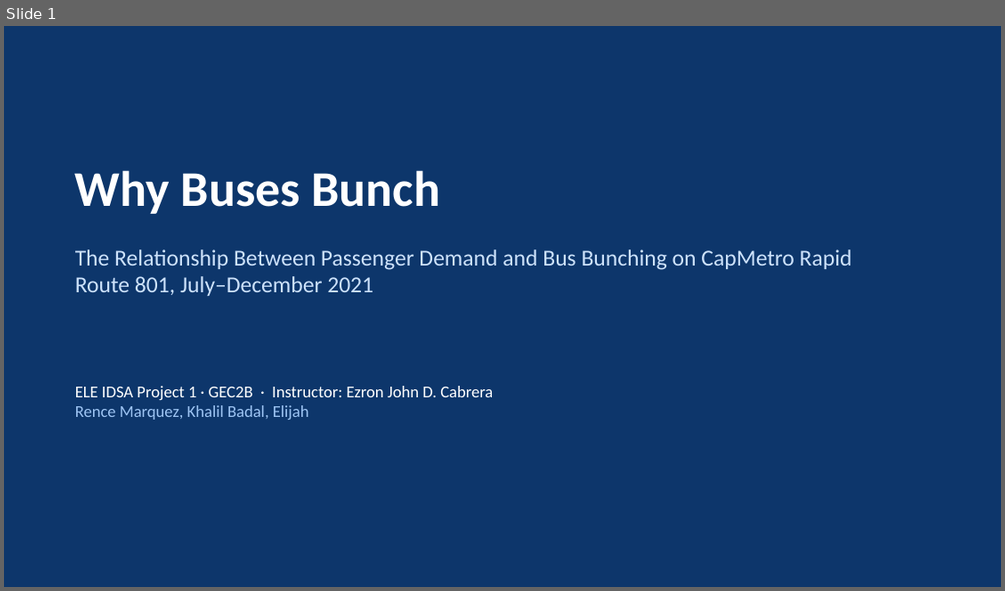
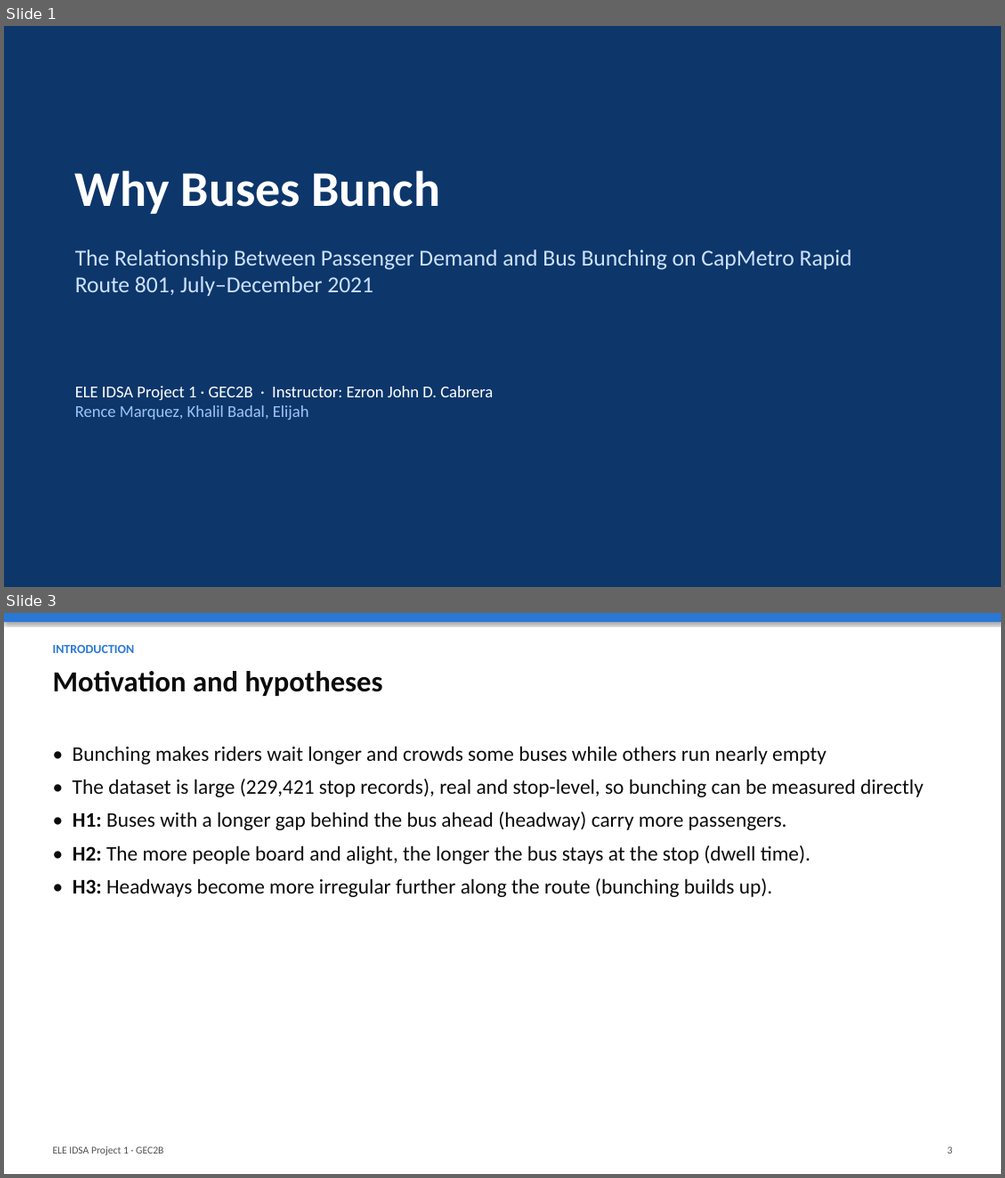
Before and after one commit to RJL-Marquez/ELE-IDSA-PROJECT-1, a slide deck: report/output/ELE_IDSA_Project1_Slides.pptx. Shown one above the other, each under a label of ours: slide 1 before the commit, slides 1 and 3 after it; the slides between them are not shown. The pictures are 1005x591 and 1005x1178 pixels, drawn with LibreOffice and Linux fonts; fonts in the diff are those of the drawing. Boxes give left, top, right and bottom in pixels: in the first picture for what was removed or moved away, otherwise in the second. Text is boxed around its words. In the diff, an @@ line names an element or a change of style, - is before the commit and + after.

```diff
--- a/report/output/ELE_IDSA_Project1_Slides.pptx
+++ b/report/output/ELE_IDSA_Project1_Slides.pptx
@@ slide 3 added at (4,613,1001,1174), background #FFFFFF @@
@@ rectangle added at (4,613,1001,622), fill #2A78D6 @@
@@ text added at (53,645,135,653), 12 pt, text #2A78D6, bold @@
+INTRODUCTION
@@ text added at (53,671,383,696), 28 pt, text #0B0B0B, bold @@
+Motivation and hypotheses
@@ text added at (73,746,923,897), 20 pt, text #0B0B0B @@
+• Bunching makes riders wait longer and crowds some buses while others run nearly empty
+• The dataset is large (229,421 stop records), real and stop-level, so bunching can be measured directly
+• H1: Buses with a longer gap behind the bus ahead (headway) carry more passengers.
+• H2: The more people board and alight, the longer the bus stays at the stop (dwell time).
+• H3: Headways become more irregular further along the route (bunching builds up).
@@ text added at (53,1146,163,1155), 10 pt, text #52514E @@
+ELE IDSA Project 1 · GEC2B
@@ text added at (947,1146,953,1153), 10 pt, text #52514E @@
+3
```
Also in this commit, not shown: 14 slides changed, 3 other slides added, 2 slides removed, 19 other files.
